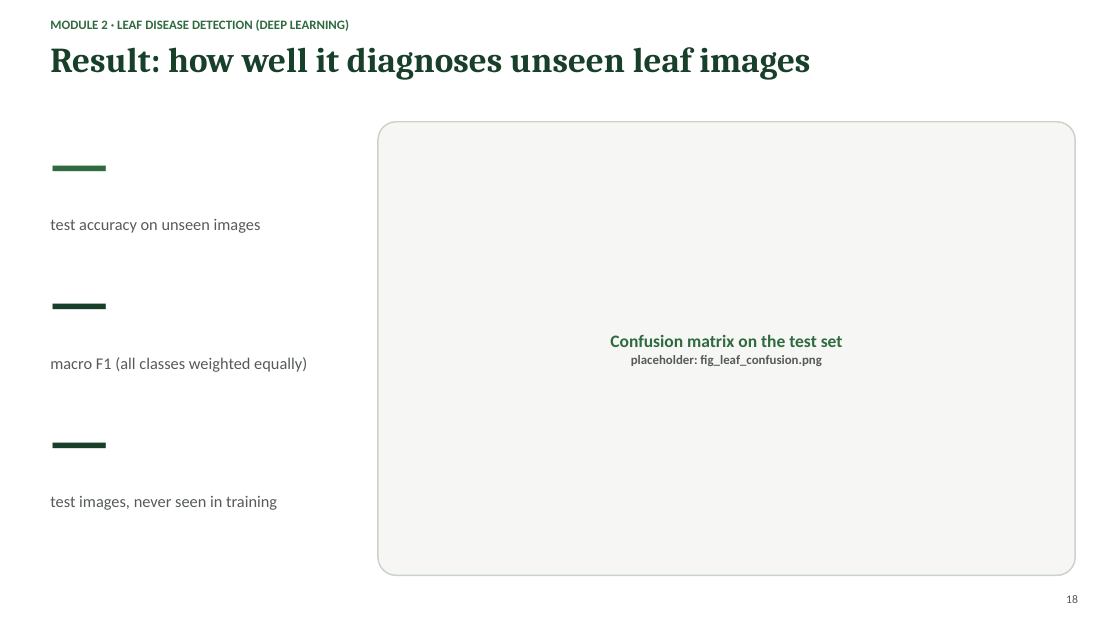
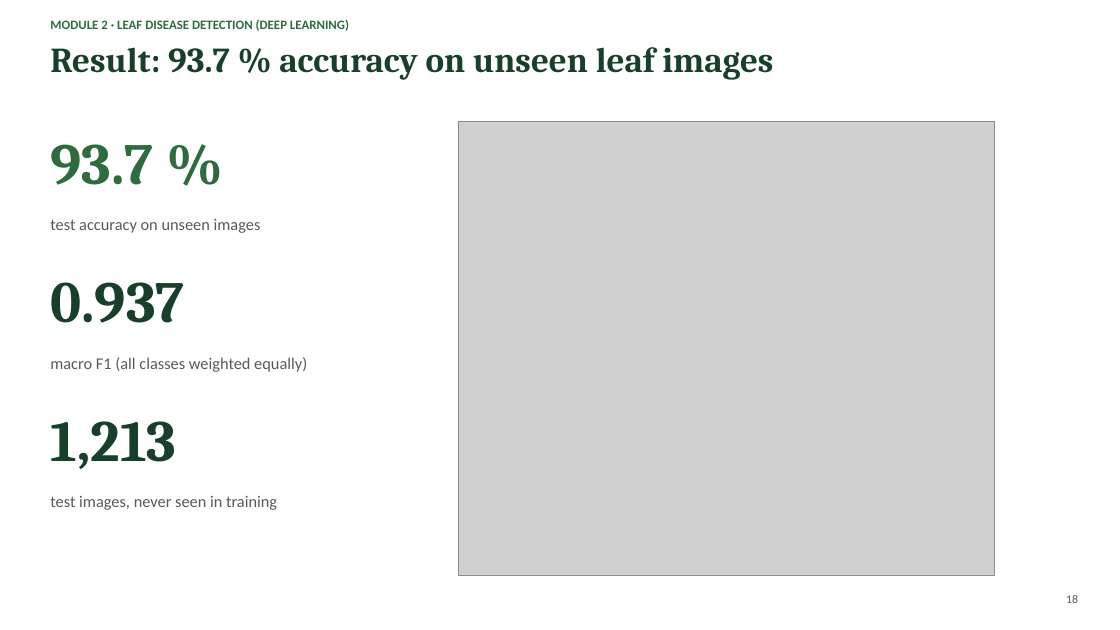
Before and after one commit to nirmit10000/agrisense, a slide deck: slide 18 of docs/AgriSense_Presentation.pptx. Drawn at 1120x630 pixels with LibreOffice and Linux fonts; fonts in the diff are those of the drawing; grey boxes stand for pictures. Boxes give left, top, right and bottom in pixels: in the first picture for what was removed or moved away, otherwise in the second. Text is boxed around its words. In the diff, an @@ line names an element or a change of style, - is before the commit and + after.

```diff
--- a/docs/AgriSense_Presentation.pptx
+++ b/docs/AgriSense_Presentation.pptx
@@ text at (50,47,773,80): text changed @@
-Result: how well it diagnoses unseen leaf images
+Result: 93.7 % accuracy on unseen leaf images
@@ text at (50,144,153,185): text changed @@
-—
+93.7 %
@@ rounded rectangle removed at (378,122,1075,576) @@
@@ picture added at (459,122,995,576) @@
@@ text at (50,282,184,323): text changed @@
-—
+0.937
@@ text removed at (610,334,843,366) @@
-Confusion matrix on the test set
-placeholder: fig_leaf_confusion.png
@@ text at (50,421,176,469): text changed @@
-—
+1,213
```
Also in this commit, not shown: 9 other slides changed, 46 other files.
